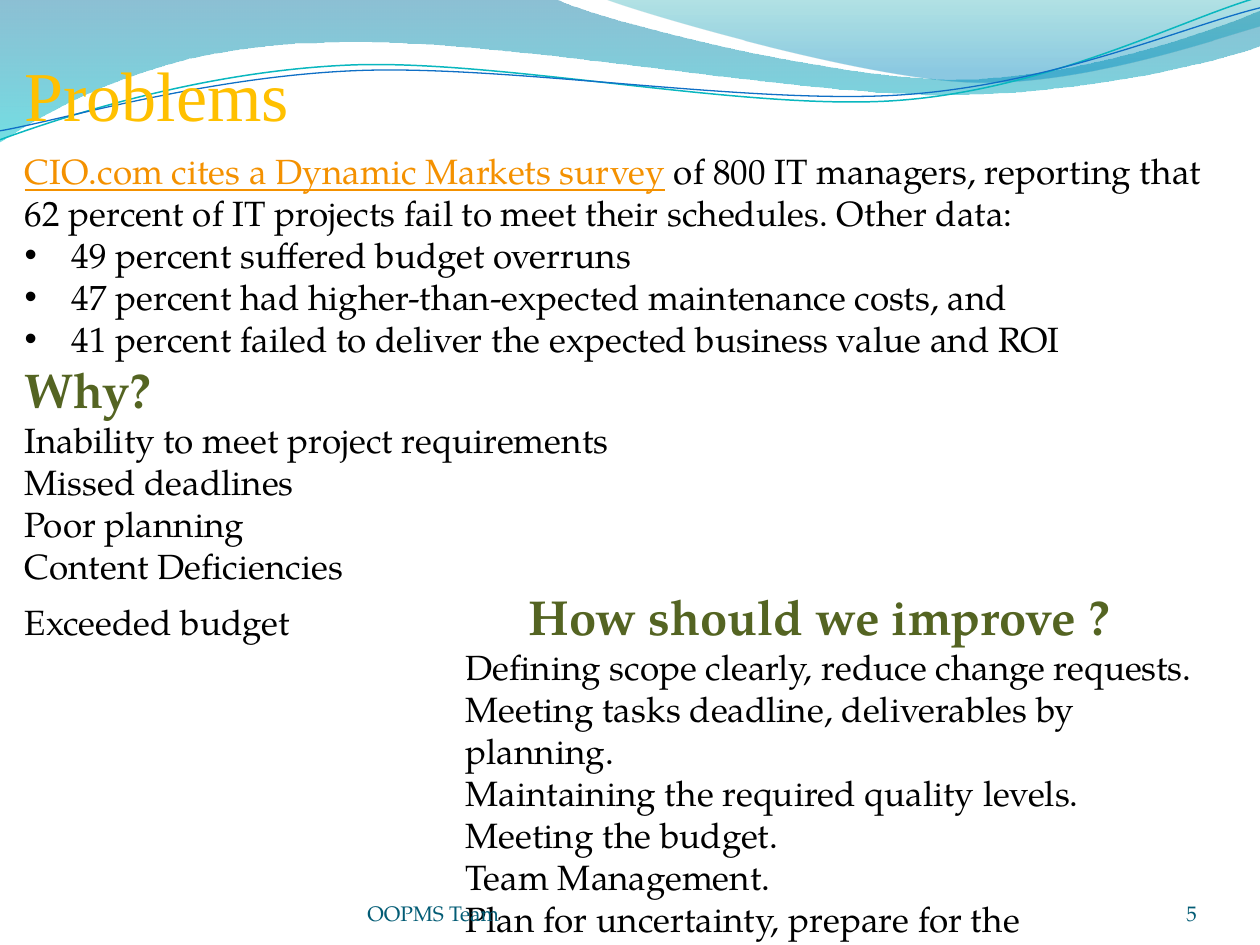
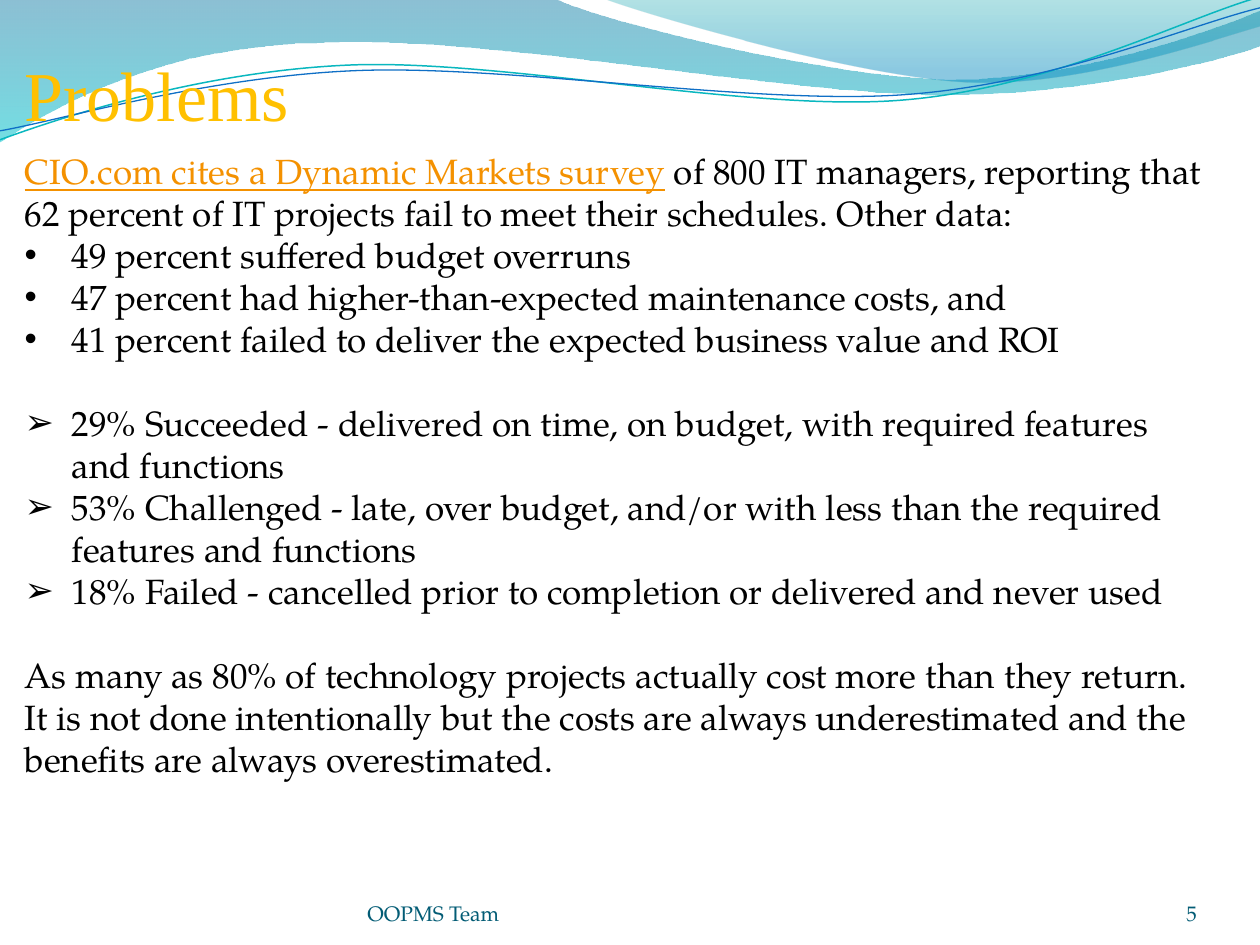
Before and after one commit to gofpattern/oopms, a slide deck: slide 5 of Document/Report/Presentation/OOPMS_Presentation_v1.0.pptx. Drawn at 1260x945 pixels with LibreOffice and Linux fonts; fonts in the diff are those of the drawing; background and template pictures are left out. Boxes give left, top, right and bottom in pixels: in the first picture for what was removed or moved away, otherwise in the second. Text is boxed around its words. In the diff, an @@ line names an element or a change of style, - is before the commit and + after.

```diff
--- a/Document/Report/Presentation/OOPMS_Presentation_v1.0.pptx
+++ b/Document/Report/Presentation/OOPMS_Presentation_v1.0.pptx
@@ text at bbox=[25, 410, 1188, 782]: text changed @@
-Why?
-Inability to meet project requirements
-Missed deadlines
-Poor planning
-Content Deficiencies
-Exceeded budget How should we improve ?
-              Defining scope clearly, reduce change requests.
-              Meeting tasks deadline, deliverables by planning.
-              Maintaining the required quality levels.
-              Meeting the budget.
-              Team Management.
-              Plan for uncertainty, prepare for the unexpected.
+➢ 29% Succeeded - delivered on time, on budget, with required features and functions
+➢ 53% Challenged - late, over budget, and/or with less than the required features and functions
+➢ 18% Failed - cancelled prior to completion or delivered and never used
+As many as 80% of technology projects actually cost more than they return. It is not done intentionally but the costs are always underestimated and the benefits are always overestimated.
```
Also in this commit, not shown: 3 other slides changed, 2 slides added, 1 slide removed.
